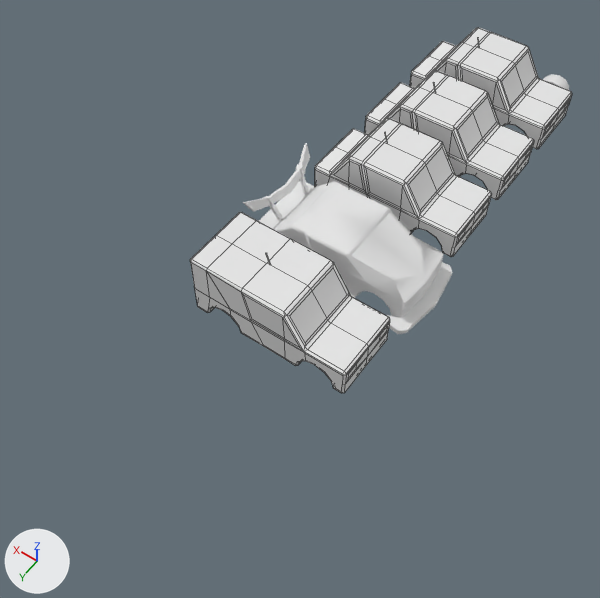
The FBX model Assets/Meshes/Cars.fbx as it was, and as the next commit left it.
Before and after are seen from a camera (50 mm lens) standing at (-1.1, 38.1, 33.3) and looking at (13.9, 17.1, 0.4). Arrows for +X, +Y and +Z are at lower left; the lights stay in place. Mesh edges are drawn as thin lines on the coarser meshes. Where no turn or scale is listed for an object, it has been applied to the vertices.

In view in the first picture: 'Car_Blue', 'Car_Blue_Van', 'Car_Fast', 'Car_Red', 'Car_White'.
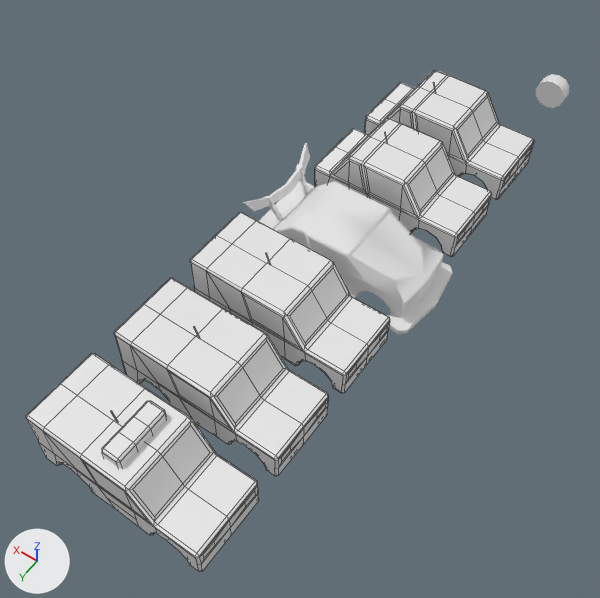
What the commit changed:
Mesh me_cube_025 is new.
It has 289 vertices, 256 faces and spans x -4.32..4.82, y -1.91..1.91, z 0.24..4.39.
Mesh me_cube_024 is new.
It has 253 vertices, 227 faces and spans x -4.32..4.82, y -1.91..1.91, z 0.24..4.39.
Object 'Car_Blue' (ob_car_blue) is deleted.
Object 'Car_Ambulance' (ob_car_ambulance) is new; it shows me_cube_025.
Its location is (13.11, 29.0, 0.78).
Object 'Car_Red_Van' (ob_car_red_van) is new; it shows me_cube_024.
Its location is (13.11, 24.0, 0.78).

Changed parts and their boxes (x1, y1, x2, y2) in the pictures (600 x 598 px):
'Car_Ambulance', added: after (26, 353, 259, 572)
'Car_Red_Van', added: after (114, 278, 328, 476)
'Car_Blue', deleted: before (410, 28, 572, 149)
